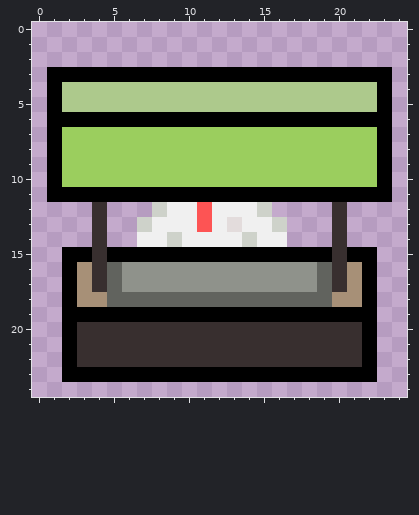
Pixel-art sprite, stored at Project Haunted Garden/Assets/Art/Sprites/Store.png. Above: the version before the commit.
The file is 25x25 pixels.
And afterwards:
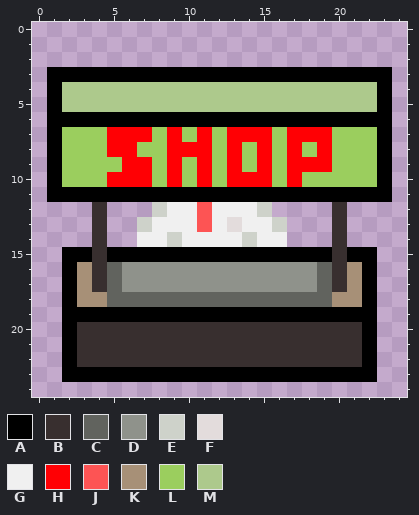
Palette (. is transparent): A #000000  B #382f2f  C #61635e  D #8f928b  E #ced2ca  F #e3dcdc  G #f0f0f0  H #ff0004  J #fd5454  K #a79077  L #9bce5e  M #adc98c
Change:
{"y":7,"x":5,"old":"LLL","new":"HHH"}
{"y":7,"x":9,"old":"L","new":"H"}
{"y":7,"x":11,"old":"L","new":"H"}
{"y":7,"x":13,"old":"LLL","new":"HHH"}
{"y":7,"x":17,"old":"LLL","new":"HHH"}
{"y":8,"x":5,"old":"LL","new":"HH"}
{"y":8,"x":9,"old":"LLL","new":"HHH"}
{"y":8,"x":13,"old":"L","new":"H"}
{"y":8,"x":15,"old":"L","new":"H"}
{"y":8,"x":17,"old":"L","new":"H"}
{"y":8,"x":19,"old":"L","new":"H"}
{"y":9,"x":6,"old":"LL","new":"HH"}
{"y":9,"x":9,"old":"L","new":"H"}
{"y":9,"x":11,"old":"L","new":"H"}
{"y":9,"x":13,"old":"L","new":"H"}
{"y":9,"x":15,"old":"L","new":"H"}
{"y":9,"x":17,"old":"LLL","new":"HHH"}
{"y":10,"x":5,"old":"LLL","new":"HHH"}
{"y":10,"x":9,"old":"L","new":"H"}
{"y":10,"x":11,"old":"L","new":"H"}
{"y":10,"x":13,"old":"LLL","new":"HHH"}
{"y":10,"x":17,"old":"L","new":"H"}
{"label":"changed","picture_box":[107,127,332,187]}
